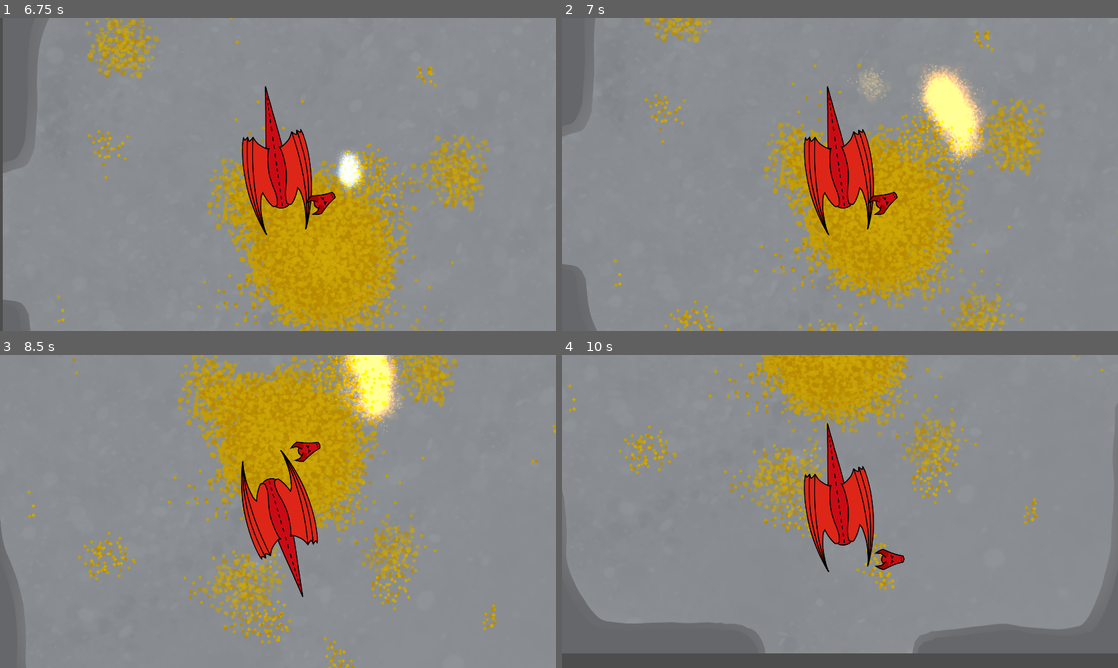
Above: before the commit, frames 1-4 (two rows, left to right).
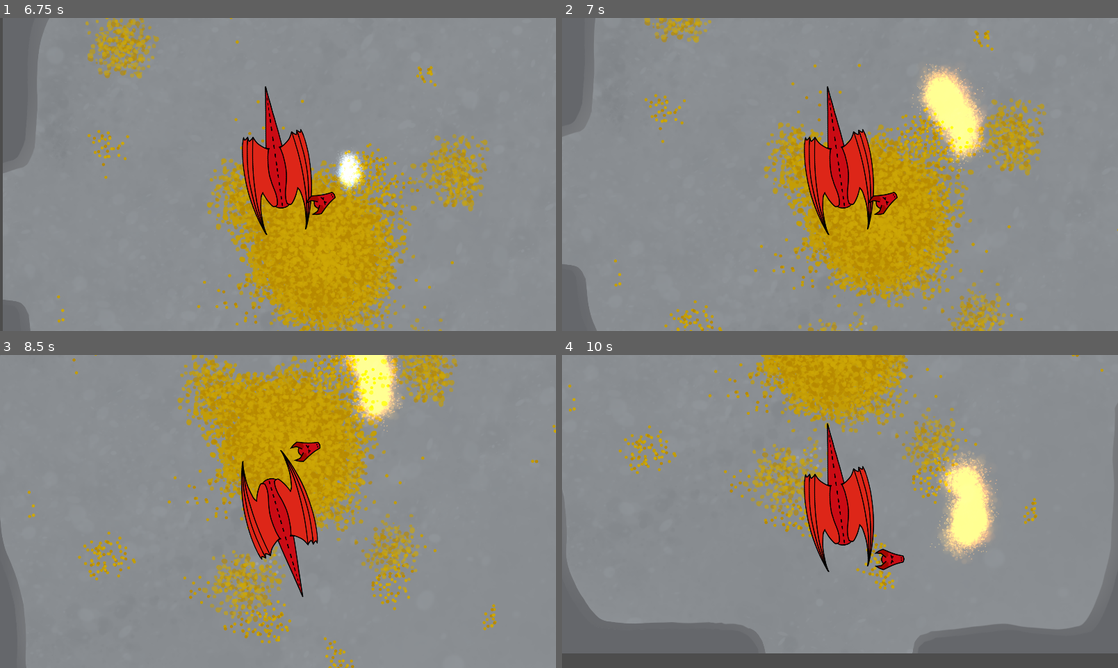
Above: after the commit, the same moments.

Repository: GiantBlargg/DragonHoard
Game: Godot game, scene res://Levels/Stage.tscn
The game is run twice, just before and just after one commit, with the same random seed, the same clock (stepped at 60 frames per second) and the same inputs. This scene is started directly instead of the project's main scene.
Inputs (mouse positions are in pixels of both pictures, inside the frame that each line leads up to):
- Up to frame 1 (6.75 s): tap Enter at 0.5 s; move the mouse to (400, 158) at 0.52 s; hold D (Right) 0.53-1.28 s; click (400, 158) at 0.6 s; move the mouse to (166, 190) at 1.27 s; hold S (Down) 1.28-2.03 s; click (166, 190) at 1.35 s; move the mouse to (333, 105) at 2.02 s; hold D (Right) 2.03-2.78 s; click (333, 105) at 2.1 s; move the mouse to (250, 237) at 2.77 s; hold W (Up) 2.78-3.53 s; click (250, 237) at 2.85 s; move the mouse to (444, 221) at 3.52 s; hold A (Left) 3.53-5.03 s; click (444, 221) at 3.6 s; move the mouse to (111, 127) at 4.27 s; click (111, 127) at 4.35 s; move the mouse to (305, 174) at 5.02 s; hold S (Down) 5.03-5.78 s; click (305, 174) at 5.1 s; move the mouse to (194, 96) at 5.77 s; hold D (Right) 5.78-6.53 s; click (194, 96) at 5.85 s; move the mouse to (400, 158) at 6.52 s; hold W (Up) from 6.53 s (still down); click (400, 158) at 6.6 s
- Up to frame 2 (7 s): keep holding W (Up)
- Up to frame 3 (8.5 s): move the mouse to (166, 527) at 7.27 s; release W (Up) at 7.28 s; hold D (Right) 7.28-8.03 s; click (166, 527) at 7.35 s; move the mouse to (333, 442) at 8.02 s; hold S (Down) from 8.03 s (still down); click (333, 442) at 8.1 s
- Up to frame 4 (10 s): move the mouse to (812, 574) at 8.77 s; release S (Down) at 8.78 s; hold A (Left) 8.78-9.53 s; click (812, 574) at 8.85 s; move the mouse to (1006, 558) at 9.52 s; hold W (Up) from 9.53 s (still down); click (1006, 558) at 9.6 s

Frame 1 is identical in both runs. In frame 2, 0.2% of the frame differs, in the area x 51-77%, y 16-42%; in frame 3, 0.2%; in frame 4, 2.5%, in the area x 66-79%, y 30-66%.

Commit message:
Added Light Occluders

Diff:
--- a/Levels/Stage.tscn
+++ b/Levels/Stage.tscn
@@ -1,10 +1,19 @@
-[gd_scene load_steps=4 format=3 uid="uid://dlhu5q44kndii"]
+[gd_scene load_steps=7 format=3 uid="uid://dlhu5q44kndii"]
 
 [ext_resource type="Texture2D" uid="uid://d0de3ld66de72" path="res://Stage/Stage.png" id="1_r0l63"]
 [ext_resource type="PackedScene" uid="uid://df47tasppgtwm" path="res://Dragon/DragonBody.tscn" id="2_atyay"]
 
+[sub_resource type="OccluderPolygon2D" id="OccluderPolygon2D_qhkmg"]
+polygon = PackedVector2Array(-1109, -244, -1016, -271, -987, -335, -977, -477, -974, -669, -940, -787, -862, -867, -772, -914, -609, -932, -468, -958, -366, -976, -247, -979, -213, -1014, -193, -1103, -1110, -1103)
+
 [sub_resource type="OccluderPolygon2D" id="OccluderPolygon2D_ihwf6"]
-polygon = PackedVector2Array(-1109, -244, -1016, -271, -987, -335, -977, -477, -974, -669, -940, -787, -862, -867, -772, -914, -609, -932, -468, -958, -366, -976, -247, -979, -213, -1014, -193, -1103, -1110, -1103)
+polygon = PackedVector2Array(214, -1103, 235, -992, 267, -962, 315, -951, 540, -962, 601, -941, 634, -903, 766, -830, 857, -761, 907, -689, 921, -516, 953, -376, 950, -278, 973, -205, 1016, -176, 1101, -160, 1105, -1106)
+
+[sub_resource type="OccluderPolygon2D" id="OccluderPolygon2D_5ln34"]
+polygon = PackedVector2Array(-230, 1102, -257, 1029, -322, 998, -551, 992, -694, 998, -795, 985, -859, 912, -919, 771, -923, 578, -953, 462, -996, 350, -1009, 236, -1034, 198, -1104, 184, -1103, 1103)
+
+[sub_resource type="OccluderPolygon2D" id="OccluderPolygon2D_m86o4"]
+polygon = PackedVector2Array(274, 1104, 287, 1057, 303, 1035, 342, 1023, 598, 997, 776, 1018, 860, 1005, 912, 924, 941, 830, 963, 749, 976, 536, 967, 439, 979, 318, 977, 254, 1005, 205, 1035, 177, 1097, 159, 1105, 1102)
 
 [node name="Node2D" type="Node2D"]
 
@@ -19,14 +28,20 @@
 [node name="BottomLeftWall" type="CollisionPolygon2D" parent="StaticBody2D"]
 polygon = PackedVector2Array(-230, 1102, -257, 1029, -322, 998, -551, 992, -694, 998, -795, 985, -859, 912, -919, 771, -923, 578, -953, 462, -996, 350, -1009, 236, -1034, 198, -1104, 184, -1103, 1103)
 
-[node name="BottomRightWall2" type="CollisionPolygon2D" parent="StaticBody2D"]
+[node name="BottomRightWall" type="CollisionPolygon2D" parent="StaticBody2D"]
 polygon = PackedVector2Array(274, 1104, 287, 1057, 303, 1035, 342, 1023, 598, 997, 776, 1018, 860, 1005, 912, 924, 941, 830, 963, 749, 976, 536, 967, 439, 979, 318, 977, 254, 1005, 205, 1035, 177, 1097, 159, 1105, 1102)
 
-[node name="TopLeftWall2" type="LightOccluder2D" parent="StaticBody2D"]
+[node name="TopLeftWallLight" type="LightOccluder2D" parent="StaticBody2D"]
+occluder = SubResource("OccluderPolygon2D_qhkmg")
+
+[node name="TopRightLight" type="LightOccluder2D" parent="StaticBody2D"]
 occluder = SubResource("OccluderPolygon2D_ihwf6")
 
-[node name="TopRightWall2" type="LightOccluder2D" parent="StaticBody2D"]
-occluder = SubResource("OccluderPolygon2D_ihwf6")
+[node name="BottomLeftLight" type="LightOccluder2D" parent="StaticBody2D"]
+occluder = SubResource("OccluderPolygon2D_5ln34")
+
+[node name="BottomRightLight" type="LightOccluder2D" parent="StaticBody2D"]
+occluder = SubResource("OccluderPolygon2D_m86o4")
 
 [node name="Stage" type="Sprite2D" parent="StaticBody2D"]
 texture = ExtResource("1_r0l63")
